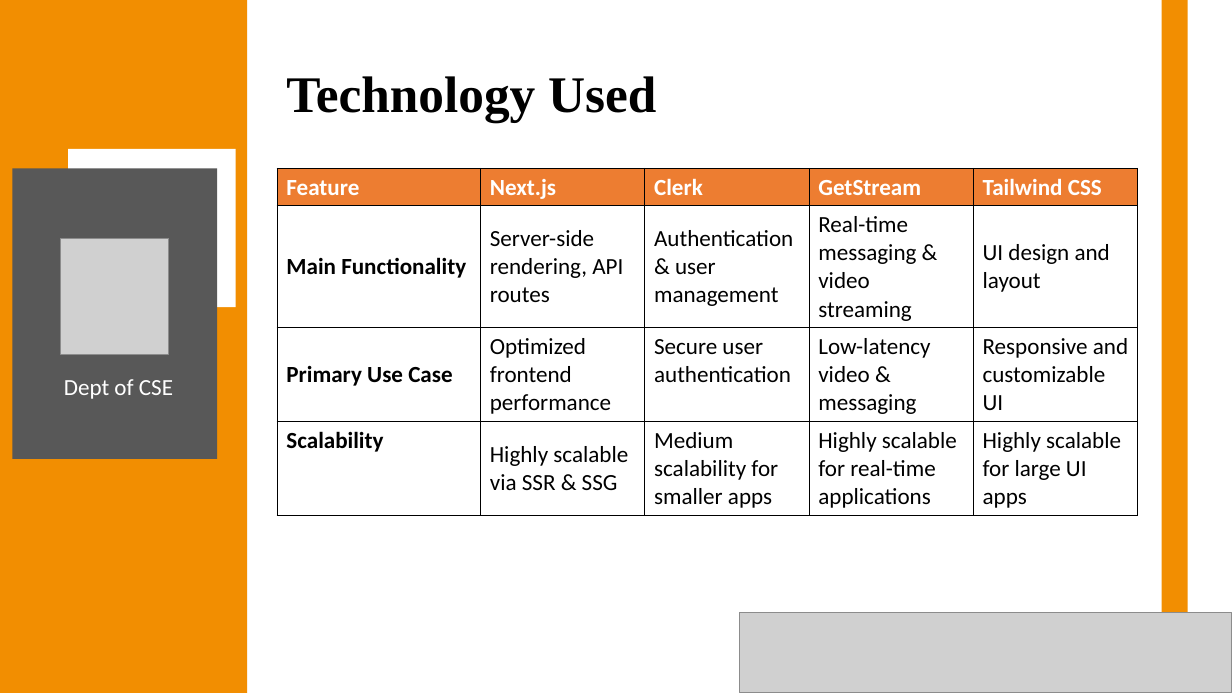
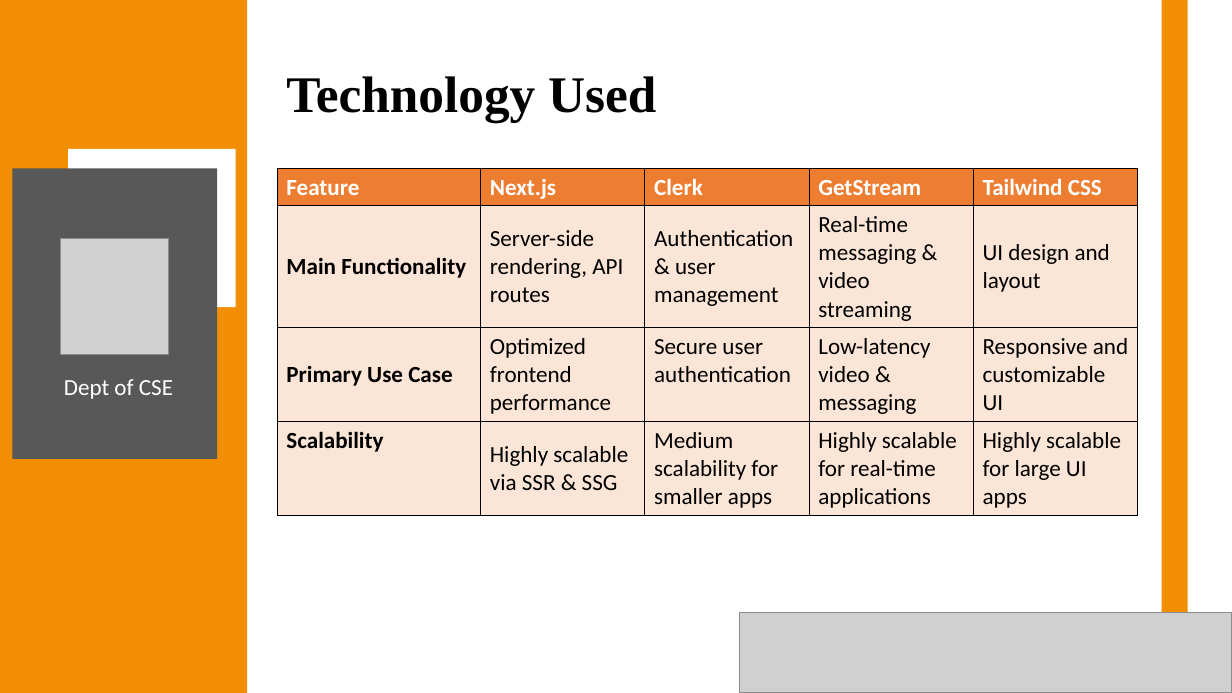
Before and after one commit to Anish202020/7th-Semester, a slide deck: slide 14 of Report & PPT/Project Work/Ppt/Callify Synopsis.pptx. Drawn at 1232x693 pixels with LibreOffice and Linux fonts; fonts in the diff are those of the drawing; grey boxes stand for pictures. Boxes give left, top, right and bottom in pixels: in the first picture for what was removed or moved away, otherwise in the second. Text is boxed around its words. In the diff, an @@ line names an element or a change of style, - is before the commit and + after.

```diff
--- a/Report & PPT/Project Work/Ppt/Callify Synopsis.pptx
+++ b/Report & PPT/Project Work/Ppt/Callify Synopsis.pptx
@@ table at [277,168,1139,539] @@
@@ fill #FFFFFF to #FBE5D6 in 15 cells @@
```
Also in this commit, not shown: 5 other slides changed.
